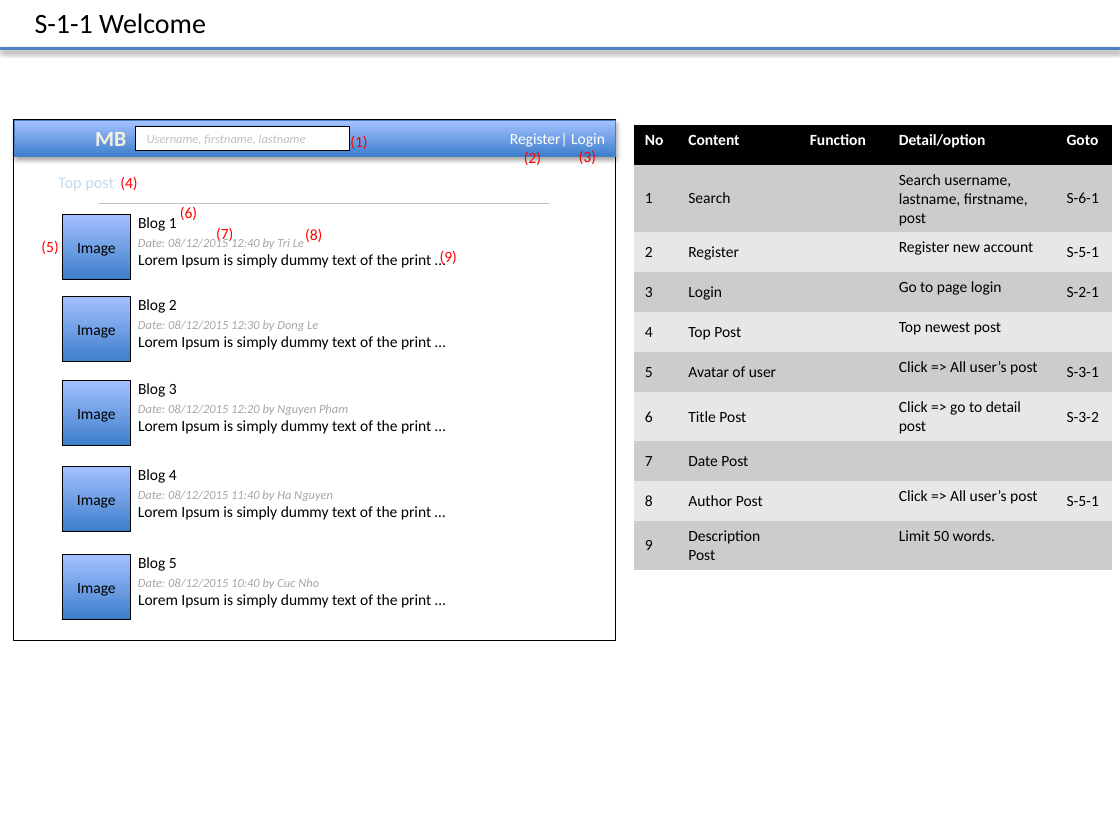
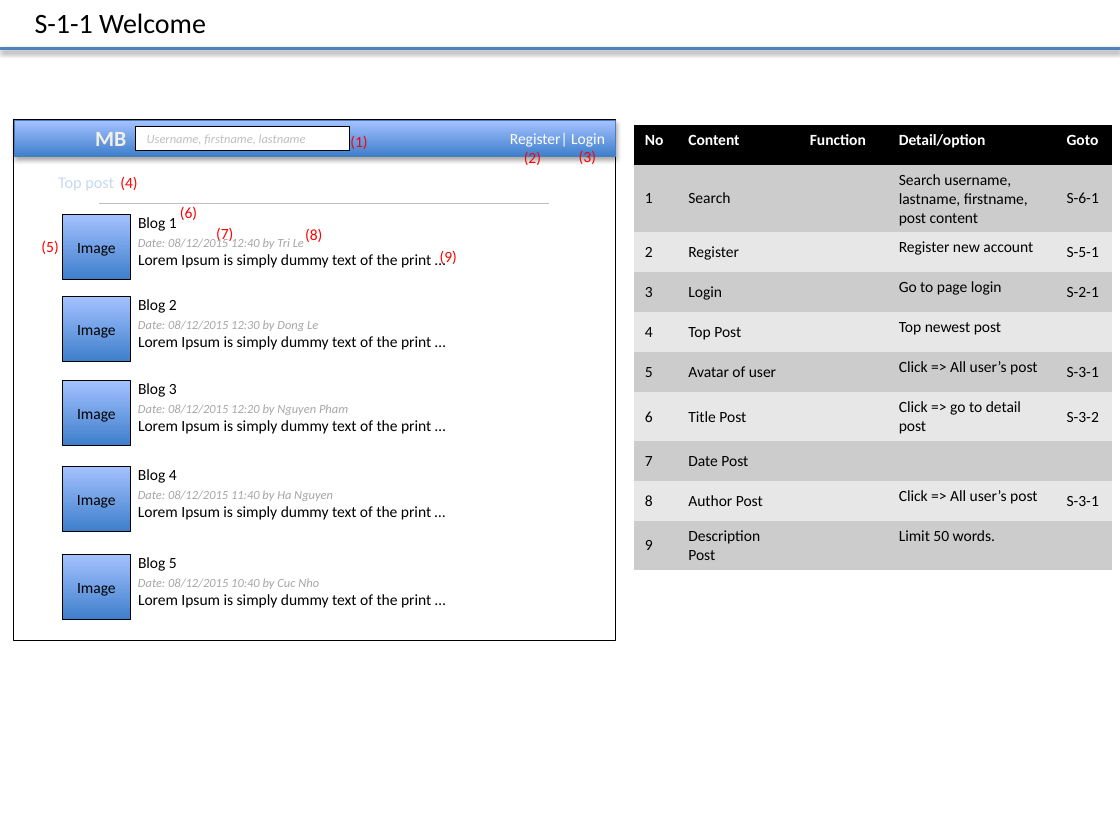
Before and after one commit to Mulodo-Java-Training/miniblog-le.tri, a slide deck: slide 3 of doc/frontend/wireframe/TRN-MiniBlog_WireframeDesign_TRILE.pptx. Drawn at 1120x840 pixels with LibreOffice and Linux fonts; fonts in the diff are those of the drawing; background and template pictures are left out. Boxes give left, top, right and bottom in pixels: in the first picture for what was removed or moved away, otherwise in the second. Text is boxed around its words. In the diff, an @@ line names an element or a change of style, - is before the commit and + after.

```diff
--- a/doc/frontend/wireframe/TRN-MiniBlog_WireframeDesign_TRILE.pptx
+++ b/doc/frontend/wireframe/TRN-MiniBlog_WireframeDesign_TRILE.pptx
@@ table at [634,125,1112,570] @@
-row 2, column 4: Search username, lastname, firstname, post
+row 2, column 4: Search username, lastname, firstname, post content
-row 9, column 5: S-5-1
+row 9, column 5: S-3-1
```
Also in this commit, not shown: 4 other slides changed.
